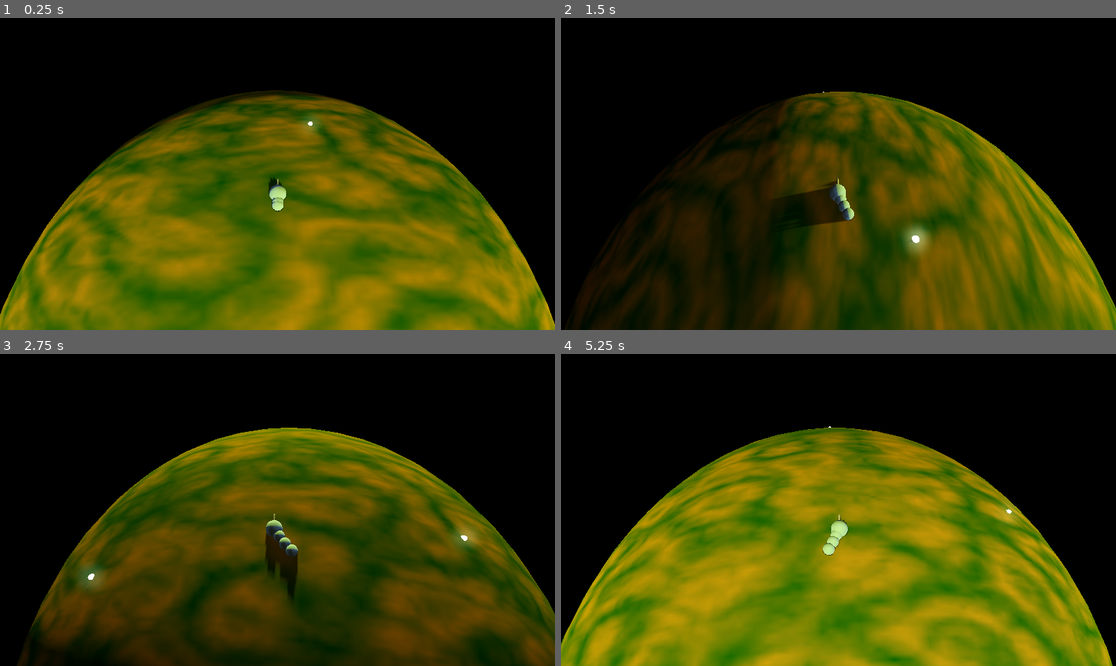
Above: before the commit, frames 1-4 (two rows, left to right).
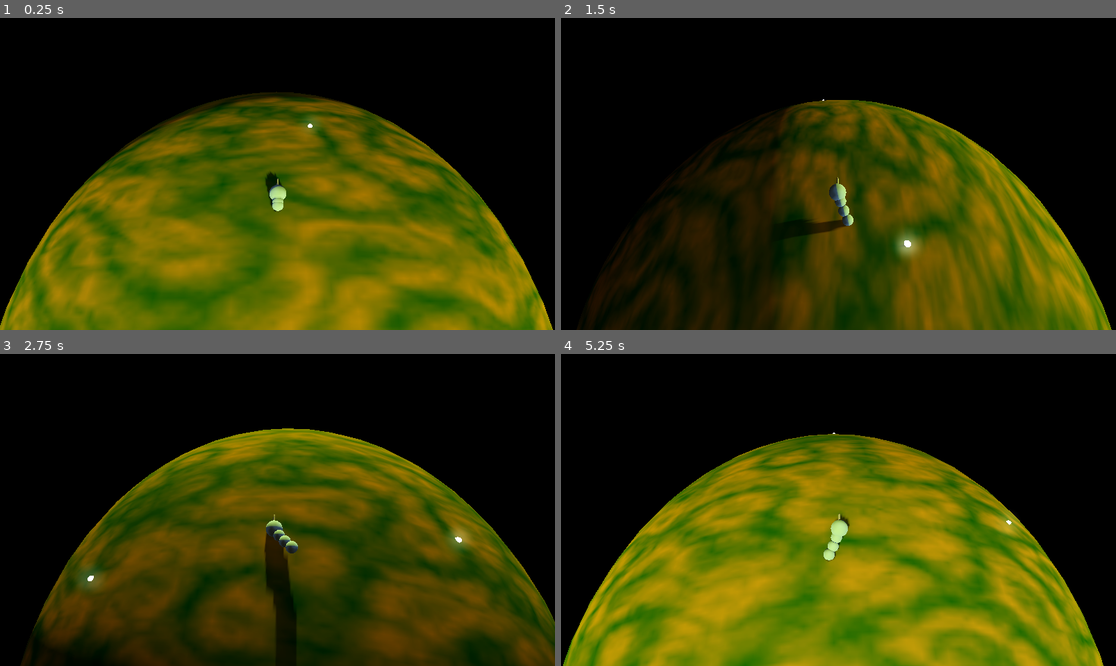
Above: after the commit, the same moments.

Repository: luxgile/gd_snake
Game: Godot game, scene res://scenes/game.tscn
Two runs of this game, one before a commit and one after it. Both use one fixed random seed, a clock stepped at 60 frames per second and the inputs below.
Inputs:
- Up to frame 1 (0.25 s): no input
- Up to frame 2 (1.5 s): hold D (rotate_right) 0.53-1.28 s; hold Space (jump, bound only after the commit) 0.53-1.28 s; hold S (brake) from 1.28 s (still down); tap Space (jump, bound only after the commit) at 1.35 s
- Up to frame 3 (2.75 s): tap Space (jump, bound only after the commit) at 1.52, 1.82 s; release S (brake) at 2.03 s; hold D (rotate_right) from 2.03 s (still down); hold Space (jump, bound only after the commit) from 2.03 s (still down)
- Up to frame 4 (5.25 s): release D (rotate_right) at 2.78 s; release Space (jump, bound only after the commit) at 2.78 s; hold W (accelerate) 2.78-3.53 s; tap Space (jump, bound only after the commit) at 2.85, 3.02, 3.32, 4.35, 4.52, 4.82 s; hold Space (jump, bound only after the commit) 3.53-4.28 s; hold A (rotate_left) 3.53-5.03 s; hold S (brake) from 5.03 s (still down); hold Space (jump, bound only after the commit) from 5.03 s (still down)

The runs differ from the first frame. In frame 1, 6.2% of the frame differs, in the area x 0-100%, y 23-100%; in frame 2, 15%; in frame 3, 7.9%; in frame 4, 33%.

Commit message:
Jump and self killing

Diff:
--- a/project.godot
+++ b/project.godot
@@ -41,3 +41,8 @@
 "events": [Object(InputEventKey,"resource_local_to_scene":false,"resource_name":"","device":-1,"window_id":0,"alt_pressed":false,"shift_pressed":false,"ctrl_pressed":false,"meta_pressed":false,"pressed":false,"keycode":0,"physical_keycode":83,"key_label":0,"unicode":115,"echo":false,"script":null)
 ]
 }
+jump={
+"deadzone": 0.5,
+"events": [Object(InputEventKey,"resource_local_to_scene":false,"resource_name":"","device":-1,"window_id":0,"alt_pressed":false,"shift_pressed":false,"ctrl_pressed":false,"meta_pressed":false,"pressed":false,"keycode":0,"physical_keycode":32,"key_label":0,"unicode":32,"echo":false,"script":null)
+]
+}
--- a/scenes/game.tscn
+++ b/scenes/game.tscn
@@ -1,10 +1,55 @@
-[gd_scene load_steps=14 format=3 uid="uid://ban4e5blhjue6"]
+[gd_scene load_steps=22 format=3 uid="uid://ban4e5blhjue6"]
 
 [ext_resource type="PackedScene" uid="uid://deq23dblkhoqc" path="res://scenes/snake.tscn" id="1_a2gub"]
 [ext_resource type="Script" path="res://src/food_generator.gd" id="1_e42v8"]
 [ext_resource type="Script" path="res://src/camera.gd" id="2_3g7ar"]
 [ext_resource type="Script" path="res://src/world.gd" id="3_wcrvl"]
 [ext_resource type="PackedScene" uid="uid://dvuaagoa7ojjp" path="res://scenes/food.tscn" id="4_vk0ks"]
+
+[sub_resource type="Curve" id="Curve_oqhvh"]
+_data = [Vector2(0.0117647, 0), 0.0, 0.0, 0, 0, Vector2(0.6, 1), 0.0, 0.0, 0, 0, Vector2(1, 0), 0.0, 0.0, 0, 0]
+point_count = 3
+
+[sub_resource type="StandardMaterial3D" id="StandardMaterial3D_1yola"]
+transparency = 1
+vertex_color_use_as_albedo = true
+
+[sub_resource type="Gradient" id="Gradient_4pe38"]
+colors = PackedColorArray(1, 1, 1, 1, 1, 1, 1, 0)
+
+[sub_resource type="GradientTexture1D" id="GradientTexture1D_1ay64"]
+gradient = SubResource("Gradient_4pe38")
+
+[sub_resource type="Curve" id="Curve_44dxq"]
+_data = [Vector2(0, 0), 0.0, 0.0, 0, 0, Vector2(0.545455, 1), 0.0, 0.0, 0, 0, Vector2(1, 0.0421052), 0.0, 0.0, 0, 0]
+point_count = 3
+
+[sub_resource type="CurveTexture" id="CurveTexture_cy50q"]
+curve = SubResource("Curve_44dxq")
+
+[sub_resource type="ParticleProcessMaterial" id="ParticleProcessMaterial_0s2rt"]
+emission_shape = 1
+emission_sphere_radius = 1.0
+spread = 180.0
+flatness = 1.0
+gravity = Vector3(0, 0, 0)
+initial_velocity_min = -5.0
+initial_velocity_max = 5.0
+angular_velocity_min = 90.0
+angular_velocity_max = 360.0
+angle_max = 360.0
+scale_min = 0.25
+scale_max = 0.5
+scale_curve = SubResource("CurveTexture_cy50q")
+color = Color(1, 0.905882, 0.890196, 1)
+color_ramp = SubResource("GradientTexture1D_1ay64")
+turbulence_enabled = true
+turbulence_noise_strength = 0.1
+turbulence_noise_scale = 2.0
+
+[sub_resource type="QuadMesh" id="QuadMesh_qv4go"]
+lightmap_size_hint = Vector2i(7, 7)
+orientation = 1
 
 [sub_resource type="ProceduralSkyMaterial" id="ProceduralSkyMaterial_eslam"]
 sky_horizon_color = Color(0.64625, 0.65575, 0.67075, 1)
@@ -54,10 +99,24 @@
 transform = Transform3D(0.999979, -0.00144312, 0.0063773, 0.00637425, -0.00211577, -0.999978, 0.00145659, 0.999997, -0.00210652, 0.0214922, 0.0315097, -25.4186)
 world = NodePath("../world")
 starting_parts = 3
-height_offset = 0.1
+height_offset = 0.2
+height_wave = 0.1
+wave_frequency = 8.0
 brake_speed = 5.0
 acc_speed = 15.0
 speed_lerp = 0.95
+jump_curve = SubResource("Curve_oqhvh")
+
+[node name="vfx_running" type="GPUParticles3D" parent="snake"]
+transform = Transform3D(1, -1.16415e-10, -7.1168e-11, 0, 0.999999, -9.31323e-10, -9.93623e-11, 9.31323e-10, 1, -5.58794e-09, 0.522942, 1.30385e-08)
+visible = false
+material_override = SubResource("StandardMaterial3D_1yola")
+cast_shadow = 0
+amount = 128
+lifetime = 0.5
+transform_align = 1
+process_material = SubResource("ParticleProcessMaterial_0s2rt")
+draw_pass_1 = SubResource("QuadMesh_qv4go")
 
 [node name="camera" type="Camera3D" parent="." node_paths=PackedStringArray("target")]
 transform = Transform3D(-0.848988, 0.162392, -0.50284, 0, 0.951606, 0.307321, 0.528412, 0.260912, -0.807902, -10.452, 4.47554, -16.2382)
--- a/scenes/snake.tscn
+++ b/scenes/snake.tscn
@@ -19,13 +19,14 @@
 [sub_resource type="BoxShape3D" id="BoxShape3D_ve38m"]
 size = Vector3(0.903836, 0.590309, 0.81878)
 
-[node name="snake" type="CharacterBody3D" node_paths=PackedStringArray("position_cacher")]
+[node name="snake" type="CharacterBody3D" node_paths=PackedStringArray("position_cacher", "jump_timer")]
 script = ExtResource("1_2xa8c")
 s_snake_part = ExtResource("2_ja1wh")
 position_cacher = NodePath("pos_cacher")
 starting_parts = 1
 height_offset = 0.5
 rot_speed = 2.0
+jump_timer = NodePath("jump_timer")
 
 [node name="CollisionShape3D" type="CollisionShape3D" parent="."]
 shape = SubResource("SphereShape3D_smroy")
@@ -56,3 +57,7 @@
 [node name="CollisionShape3D" type="CollisionShape3D" parent="food_eater/area"]
 transform = Transform3D(1, 0, 0, 0, 1, 0, 0, 0, 1, 0, 0, -0.727165)
 shape = SubResource("BoxShape3D_ve38m")
+
+[node name="jump_timer" type="Timer" parent="."]
+wait_time = 0.7
+one_shot = true
--- a/scenes/snake_part.tscn
+++ b/scenes/snake_part.tscn
@@ -1,7 +1,11 @@
-[gd_scene load_steps=5 format=3 uid="uid://8yusoumx1suf"]
+[gd_scene load_steps=7 format=3 uid="uid://8yusoumx1suf"]
 
 [ext_resource type="Script" path="res://src/snake_part.gd" id="1_3ypn0"]
 [ext_resource type="Script" path="res://src/position_cacher.gd" id="2_6iom5"]
+[ext_resource type="Script" path="res://src/obstacle.gd" id="3_t2v0m"]
+
+[sub_resource type="SphereShape3D" id="SphereShape3D_akqvd"]
+radius = 0.245119
 
 [sub_resource type="StandardMaterial3D" id="StandardMaterial3D_v21m4"]
 albedo_color = Color(0.556863, 0.709804, 0.823529, 1)
@@ -15,6 +19,12 @@
 delay_position = 4
 pos_cacher = NodePath("pos_cacher")
 
+[node name="Obstacle" type="Area3D" parent="."]
+script = ExtResource("3_t2v0m")
+
+[node name="CollisionShape3D" type="CollisionShape3D" parent="Obstacle"]
+shape = SubResource("SphereShape3D_akqvd")
+
 [node name="graphics" type="Node3D" parent="."]
 
 [node name="MeshInstance3D" type="MeshInstance3D" parent="graphics"]
--- a/src/food_eater.gd
+++ b/src/food_eater.gd
@@ -6,11 +6,15 @@
 
 func _ready() -> void:
 	area.body_entered.connect(_body_entered)
+	area.area_entered.connect(_area_entered)
 	pass
 
+func _area_entered(area: Area3D):
+	if area is Obstacle:
+		snake.kill_snake()
+	pass
 
 func _body_entered(node: Node3D):
-	print(node)
 	if node is Food:
 		var food: Food = node
 		for i in food.food_value:
--- /dev/null
+++ b/src/obstacle.gd
@@ -0,0 +1,4 @@
+extends Area3D
+class_name Obstacle
+
+@export var damage: int = 1
--- a/src/snake.gd
+++ b/src/snake.gd
@@ -12,6 +12,8 @@
 
 @export_group("Settings")
 @export var height_offset: float
+@export var height_wave: float
+@export var wave_frequency: float
 
 @export_subgroup("Movement")
 @export var brake_speed: float = 10
@@ -20,6 +22,10 @@
 @export_range(0, 1) var speed_lerp: float
 @export var rot_speed: float = 1
 
+@export_subgroup("Jump")
+@export var jump_curve: Curve
+@export var jump_timer: Timer
+
 @export_subgroup("Drifting")
 @export var drift_speed: float
 @export var drift_rot: float
@@ -27,8 +33,11 @@
 var parts: Array[SnakePart] = []
 var curr_speed: Vector3
 var target_speed: Vector3
+var wave_timer: float
+var is_jumping: bool
 
 func _ready() -> void:
+	jump_timer.timeout.connect(func(): is_jumping = false)
 	position_cacher.fill_empty(transform.basis.z * 0.2)
 
 	for i in starting_parts:
@@ -40,8 +49,18 @@
 	var world_up = (position - world.position).normalized()
 	var local_forward = -transform.basis.z.normalized()
 
-	# Snap position to world height
-	position = world.position + world_up * (world.radius + height_offset)
+	if (Input.is_action_pressed("jump") and !is_jumping):
+		is_jumping = true
+		jump_timer.start()
+
+	# vertical movement
+	var wave_offset = 0
+	if !is_jumping:
+		wave_timer += delta
+		wave_offset = sin(wave_timer * wave_frequency) * height_wave
+	var timer_ntime = jump_timer.time_left / jump_timer.wait_time
+	var jump_offset = jump_curve.sample(timer_ntime)
+	position = world.position + world_up * (world.radius + height_offset + wave_offset + jump_offset)
 
 	_rotation_mov(world_up, delta)
 	_horizontal_mov(delta)
@@ -85,3 +104,8 @@
 		parts.push_back(snake_part)
 		get_parent().add_child.call_deferred(snake_part)
 	pass
+
+
+func kill_snake():
+	print("TODO: Kill the snake")
+	pass
